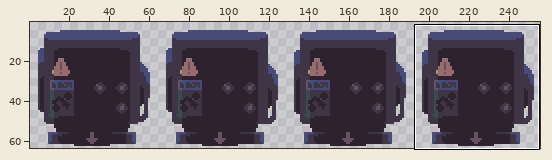
Sprite sheet, stored at levels_and_level_objects/enemy_dropper/enemy_dropper.png. Above: a wide view before the commit, with the close-up outlined.
Close-up. Before the commit:
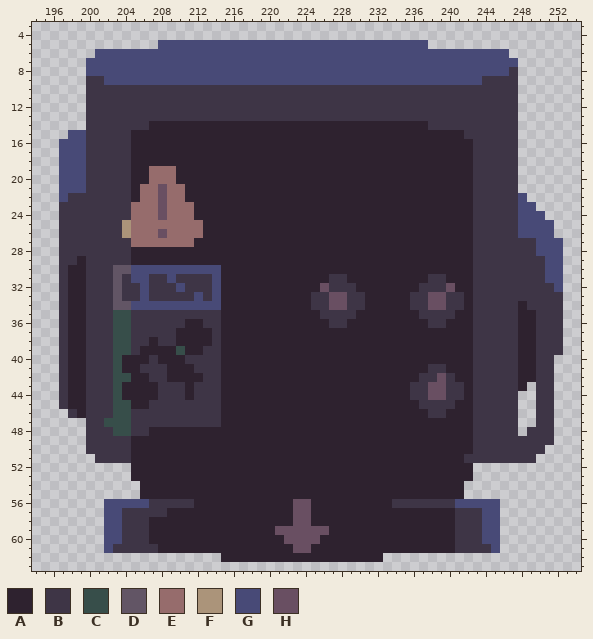
The file is 256x64 pixels. Shown: x 194..254, y 3..63. The wide view leaves out empty margins. The commit also changed other parts of the picture, which this record leaves out.
Palette (. is transparent): A #2e222f  B #3e3546  C #374e4a  D #625565  E #966c6c  F #ab947a  G #484a77  H #694f62
Pixels before (only the part around the change), first column x 194:
 3 .............................................................
 4 .............................................................
 5 ..............GGGGGGGGGGGGGGGGGGGGGGGGGGGGGG.................
 6 .......GGGGGGGGGGGGGGGGGGGGGGGGGGGGGGGGGGGGGGGGGGGGGG........
 7 ......GGGGGGGGGGGGGGGGGGGGGGGGGGGGGGGGGGGGGGGGGGGGGGGG.......
 8 ......GGGGGGGGGGGGGGGGGGGGGGGGGGGGGGGGGGGGGGGGGGGGGGGB.......
 9 ......BBGGGGGGGGGGGGGGGGGGGGGGGGGGGGGGGGGGGGGGGGGGBBBB.......
10 ......BBBBBBBBBBBBBBBBBBBBBBBBBBBBBBBBBBBBBBBBBBBBBBBB.......
11 ......BBBBBBBBBBBBBBBBBBBBBBBBBBBBBBBBBBBBBBBBBBBBBBBB.......
12 ......BBBBBBBBBBBBBBBBBBBBBBBBBBBBBBBBBBBBBBBBBBBBBBBB.......
13 ......BBBBBBBBBBBBBBBBBBBBBBBBBBBBBBBBBBBBBBBBBBBBBBBB.......
14 ......BBBBBBBAAAAAAAAAAAAAAAAAAAAAAAAAAAAAAABBBBBBBBBB.......
15 ....GGBBBBBAAAAAAAAAAAAAAAAAAAAAAAAAAAAAAAAAAAAABBBBBB.......
16 ...GGGBBBBBAAAAAAAAAAAAAAAAAAAAAAAAAAAAAAAAAAAAAABBBBB.......
17 ...GGGBBBBBAAAAAAAAAAAAAAAAAAAAAAAAAAAAAAAAAAAAAABBBBB.......
18 ...GGGBBBBBAAAAAAAAAAAAAAAAAAAAAAAAAAAAAAAAAAAAAABBBBB.......
19 ...GGGBBBBBAAEEEAAAAAAAAAAAAAAAAAAAAAAAAAAAAAAAAABBBBB.......
20 ...GGGBBBBBAAEEEAAAAAAAAAAAAAAAAAAAAAAAAAAAAAAAAABBBBB.......
21 ...GGGBBBBBAEEHEEAAAAAAAAAAAAAAAAAAAAAAAAAAAAAAAABBBBB.......
22 ...GBBBBBBBAEEHEEAAAAAAAAAAAAAAAAAAAAAAAAAAAAAAAABBBBBG......
23 ...BBBBBBBBEEEHEEEAAAAAAAAAAAAAAAAAAAAAAAAAAAAAAABBBBBGG.....
24 ...BBBBBBBBEEEHEEEAAAAAAAAAAAAAAAAAAAAAAAAAAAAAAABBBBBGGG....
25 ...BBBBBBBFEEEEEEEEAAAAAAAAAAAAAAAAAAAAAAAAAAAAAABBBBBGGGG...
26 ...BBBBBBBFEEEHEEEEAAAAAAAAAAAAAAAAAAAAAAAAAAAAAABBBBBGGGG...
27 ...BBBBBBBBEEEEEEEAAAAAAAAAAAAAAAAAAAAAAAAAAAAAAABBBBBBBGGG..
28 ...BBBBBBBBAAAAAAAAAAAAAAAAAAAAAAAAAAAAAAAAAAAAAABBBBBBBGGG..
29 ...BBABBBBBAAAAAAAAAAAAAAAAAAAAAAAAAAAAAAAAAAAAAABBBBBBBBGG..
30 ...BAABBBDDGGGGGGGGGGAAAAAAAAAAAAAAAAAAAAAAAAAAAABBBBBBBBGG..
31 ...BAABBBDBGGBBGBBBBGAAAAAAAAAAAABBAAAAAAAAABBAAABBBBBBBBGG..
32 ...BAABBBDBBGBBBGBBBGAAAAAAAAAAAHBBBAAAAAAABBBHAABBBBBBBBBG..
33 ...BAABBBDBBGBBBBBGBGAAAAAAAAAABBHHBBAAAAABBHHBBABBBBBBBBBB..
34 ...BAABBBDDGGGGGGGGGGAAAAAAAAAABBHHBBAAAAABBHHBBABBBBBABBBB..
35 ...BAABBBCCBBBBBBBBBBAAAAAAAAAAABBBBAAAAAAABBBBAABBBBBAABBB..
36 ...BAABBBCCBBBBBBAABBAAAAAAAAAAAABBAAAAAAAAABBAAABBBBBAABBB..
37 ...BAABBBCCBBBBBAAAABAAAAAAAAAAAAAAAAAAAAAAAAAAAABBBBBAABBB..
38 ...BAABBBCCBBABBAAAABAAAAAAAAAAAAAAAAAAAAAAAAAAAABBBBBAABBB..
39 ...BAABBBCCBAAAACAABBAAAAAAAAAAAAAAAAAAAAAAAAAAAABBBBBAABBB..
40 ...BAABBBCAAABAAABBBBAAAAAAAAAAAAAAAAAAAAAAAAAAAABBBBBAABB...
41 ...BAABBBCAABBBAAABBBAAAAAAAAAAAAAAAAAAAAAAABBAAABBBBBAABB...
42 ...BAABBBCCAABBAAAABBAAAAAAAAAAAAAAAAAAAAAABBHBAABBBBBAABB...
43 ...BAABBBCAAAABBBABBBAAAAAAAAAAAAAAAAAAAAABBHHBBABBBBBA.BB...
44 ...BAABBBCAAAABBBABBBAAAAAAAAAAAAAAAAAAAAABBHHBBABBBBB..BB...
45 ...BAABBBCCAABBBBBBBBAAAAAAAAAAAAAAAAAAAAAABBBBAABBBBB..BB...
46 ....BABBBCCBBBBBBBBBBAAAAAAAAAAAAAAAAAAAAAAABBAAABBBBB..BB...
47 ......BBCCCBBBBBBBBBBAAAAAAAAAAAAAAAAAAAAAAAAAAAABBBBB..BB...
48 ......BBBCCBBAAAAAAAAAAAAAAAAAAAAAAAAAAAAAAAAAAAABBBBB.BBB...
49 ......BBBBBAAAAAAAAAAAAAAAAAAAAAAAAAAAAAAAAAAAAAABBBBBBBBB...
50 ......BBBBBAAAAAAAAAAAAAAAAAAAAAAAAAAAAAAAAAAAAAABBBBBBBB....
51 .......BBBBAAAAAAAAAAAAAAAAAAAAAAAAAAAAAAAAAAAAABBBBBBBB.....
52 ...........AAAAAAAAAAAAAAAAAAAAAAAAAAAAAAAAAAAAAA............
53 ...........AAAAAAAAAAAAAAAAAAAAAAAAAAAAAAAAAAAAAA............
54 ............AAAAAAAAAAAAAAAAAAAAAAAAAAAAAAAAAAAA.............
55 ............AAAAAAAAAAAAAAAAAAAAAAAAAAAAAAAAAAAA.............
56 ........GGGGGBBBBBAAAAAAAAAAAHHAAAAAAAAABBBBBBBGGGGG.........
57 ........GGBBBBBAAAAAAAAAAAAAAHHAAAAAAAAAAAAAAAABBBGG.........
58 ........GGBBBAAAAAAAAAAAAAAAAHHAAAAAAAAAAAAAAAABBBGG.........
59 ........GGBBBAAAAAAAAAAAAAAHHHHHHAAAAAAAAAAAAAABBBGG.........
60 ........GGBBBAAAAAAAAAAAAAAAHHHHAAAAAAAAAAAAAAABBBGG.........
61 ........GBBBBBAAAAAAAAAAAAAAAHHAAAAAAAAAAAAAAAABBBBG.........
62 .....................AAAAAAAAAAAAAAAAAA......................
63 .............................................................
Now the later version:
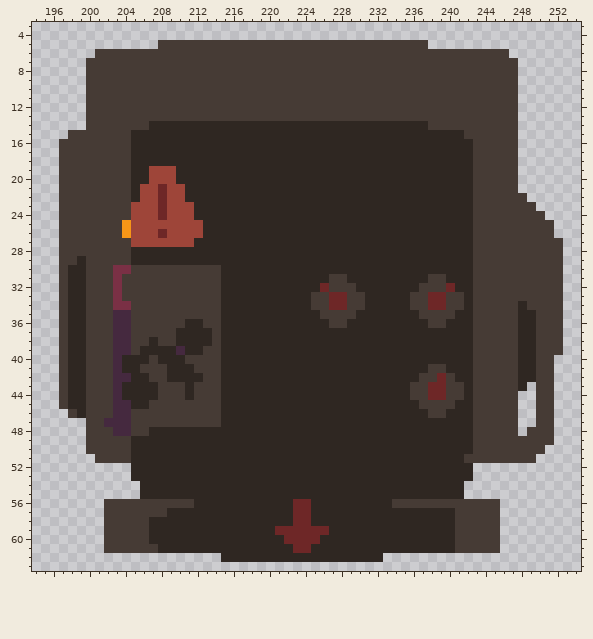
The exact change:
{"colour":"A","old":"#2e222f","new":"#2f2722"}
{"colour":"B","old":"#3e3546","new":"#463b35"}
{"colour":"C","old":"#374e4a","new":"#45293f"}
{"colour":"D","old":"#625565","new":"#7a3045"}
{"colour":"E","old":"#966c6c","new":"#9e4539"}
{"colour":"F","old":"#ab947a","new":"#f79617"}
{"colour":"H","old":"#694f62","new":"#6e2727"}
{"y":5,"x":208,"old":"GGGGGGGGGGGGGGGGGGGGGGGGGGGGGG","new":"BBBBBBBBBBBBBBBBBBBBBBBBBBBBBB"}
{"y":6,"x":201,"old":"GGGGGGGGGGGGGGGGGGGGGGGGGGGGGGGGGGGGGGGGGGGGGG","new":"BBBBBBBBBBBBBBBBBBBBBBBBBBBBBBBBBBBBBBBBBBBBBB"}
{"y":7,"x":200,"old":"GGGGGGGGGGGGGGGGGGGGGGGGGGGGGGGGGGGGGGGGGGGGGGGG","new":"BBBBBBBBBBBBBBBBBBBBBBBBBBBBBBBBBBBBBBBBBBBBBBBB"}
{"y":8,"x":200,"old":"GGGGGGGGGGGGGGGGGGGGGGGGGGGGGGGGGGGGGGGGGGGGGGG","new":"BBBBBBBBBBBBBBBBBBBBBBBBBBBBBBBBBBBBBBBBBBBBBBB"}
{"y":9,"x":202,"old":"GGGGGGGGGGGGGGGGGGGGGGGGGGGGGGGGGGGGGGGGGG","new":"BBBBBBBBBBBBBBBBBBBBBBBBBBBBBBBBBBBBBBBBBB"}
{"y":15,"x":198,"old":"GG","new":"BB"}
{"y":16,"x":197,"old":"GGG","new":"BBB"}
{"y":17,"x":197,"old":"GGG","new":"BBB"}
{"y":18,"x":197,"old":"GGG","new":"BBB"}
{"y":19,"x":197,"old":"GGG","new":"BBB"}
{"y":20,"x":197,"old":"GGG","new":"BBB"}
{"y":21,"x":197,"old":"GGG","new":"BBB"}
{"y":22,"x":197,"old":"G","new":"B"}
{"y":22,"x":248,"old":"G","new":"B"}
{"y":23,"x":248,"old":"GG","new":"BB"}
{"y":24,"x":248,"old":"GGG","new":"BBB"}
{"y":25,"x":248,"old":"GGGG","new":"BBBB"}
{"y":26,"x":248,"old":"GGGG","new":"BBBB"}
{"y":27,"x":250,"old":"GGG","new":"BBB"}
{"y":28,"x":250,"old":"GGG","new":"BBB"}
{"y":29,"x":251,"old":"GG","new":"BB"}
{"y":30,"x":205,"old":"GGGGGGGGGG","new":"BBBBBBBBBB"}
{"y":30,"x":251,"old":"GG","new":"BB"}
{"y":31,"x":205,"old":"GG","new":"BB"}
{"y":31,"x":209,"old":"G","new":"B"}
{"y":31,"x":214,"old":"G","new":"B"}
{"y":31,"x":251,"old":"GG","new":"BB"}
{"y":32,"x":206,"old":"G","new":"B"}
{"y":32,"x":210,"old":"G","new":"B"}
{"y":32,"x":214,"old":"G","new":"B"}
{"y":32,"x":252,"old":"G","new":"B"}
{"y":33,"x":206,"old":"G","new":"B"}
{"y":33,"x":212,"old":"G","new":"B"}
{"y":33,"x":214,"old":"G","new":"B"}
{"y":34,"x":205,"old":"GGGGGGGGGG","new":"BBBBBBBBBB"}
{"y":56,"x":202,"old":"GGGGG","new":"BBBBB"}
{"y":56,"x":241,"old":"GGGGG","new":"BBBBB"}
{"y":57,"x":202,"old":"GG","new":"BB"}
{"y":57,"x":244,"old":"GG","new":"BB"}
{"y":58,"x":202,"old":"GG","new":"BB"}
{"y":58,"x":244,"old":"GG","new":"BB"}
{"y":59,"x":202,"old":"GG","new":"BB"}
{"y":59,"x":244,"old":"GG","new":"BB"}
{"y":60,"x":202,"old":"GG","new":"BB"}
{"y":60,"x":244,"old":"GG","new":"BB"}
{"y":61,"x":202,"old":"G","new":"B"}
{"y":61,"x":245,"old":"G","new":"B"}
{"label":"changed","picture_box":[59,40,563,562]}
